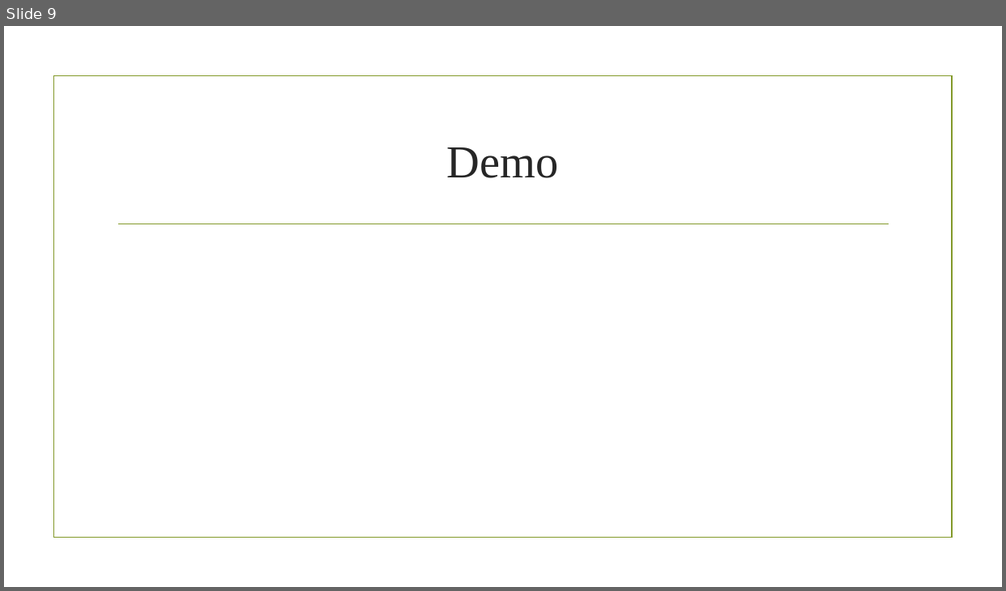
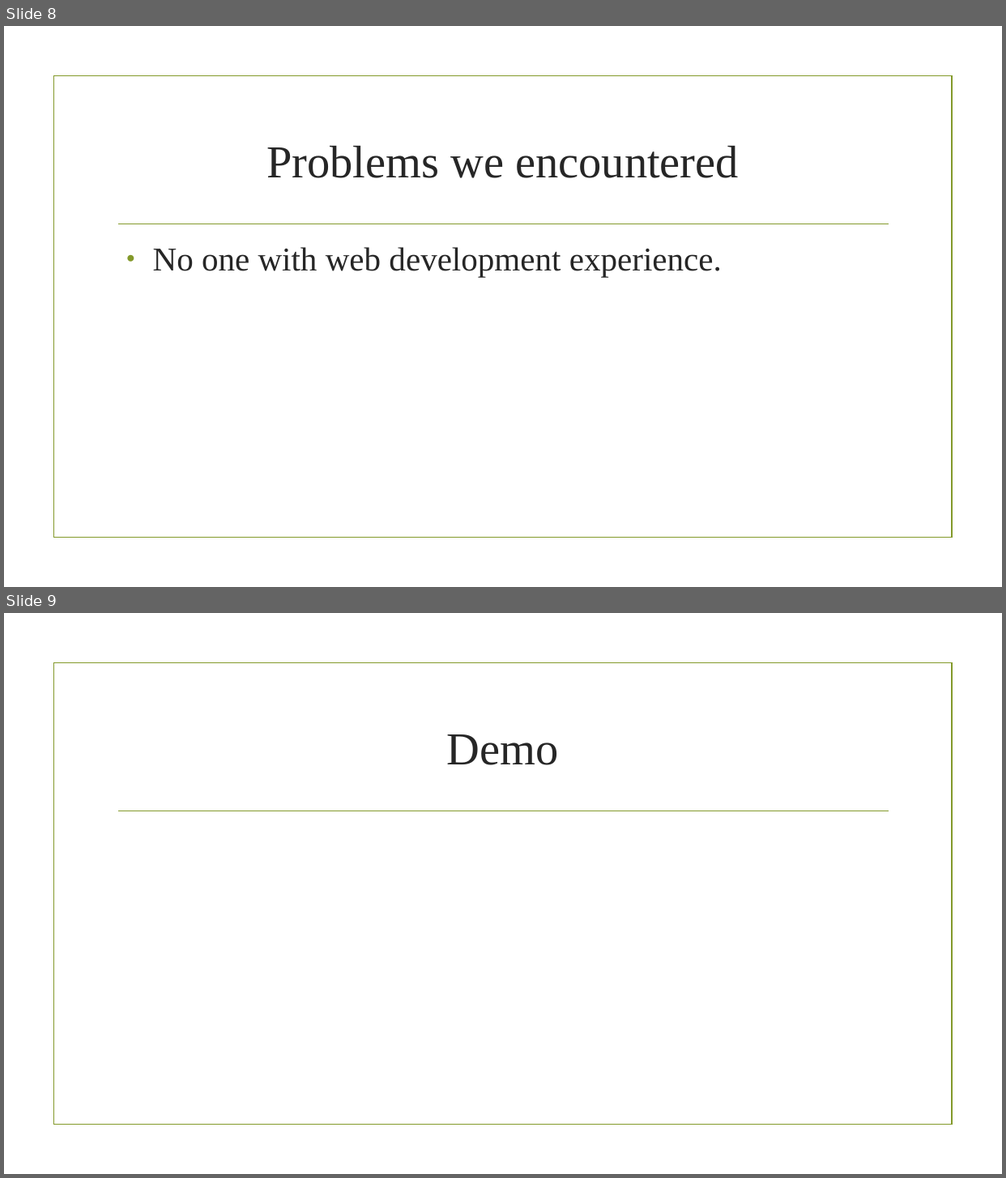
Before and after one commit to Pbdekeijzer/Project5-6, a slide deck: Presentatie/presentatie project 2 eerste fase.pptx. Shown one above the other, each under a label of ours: slide 9 before the commit, slides 8 and 9 after it. The pictures are 1006x591 and 1006x1178 pixels, drawn with LibreOffice and Linux fonts; fonts in the diff are those of the drawing; background and template pictures are left out. Boxes give left, top, right and bottom in pixels: in the first picture for what was removed or moved away, otherwise in the second. Text is boxed around its words. In the diff, an @@ line names an element or a change of style, - is before the commit and + after.

```diff
--- a/Presentatie/presentatie project 2 eerste fase.pptx
+++ b/Presentatie/presentatie project 2 eerste fase.pptx
@@ slide 8 added at [4, 26, 1002, 587], background picture (left out); not listed: 2 template elements that a slide beside it also shows @@
@@ title added at [266, 146, 739, 178], 44 pt, text #262626 @@
+Problems we encountered
@@ text added at [153, 247, 722, 277], 32 pt, text #262626 @@
+● No one with web development experience.
```
Also in this commit, not shown: 4 slides changed, 4 other slides added, 5 slides removed.
